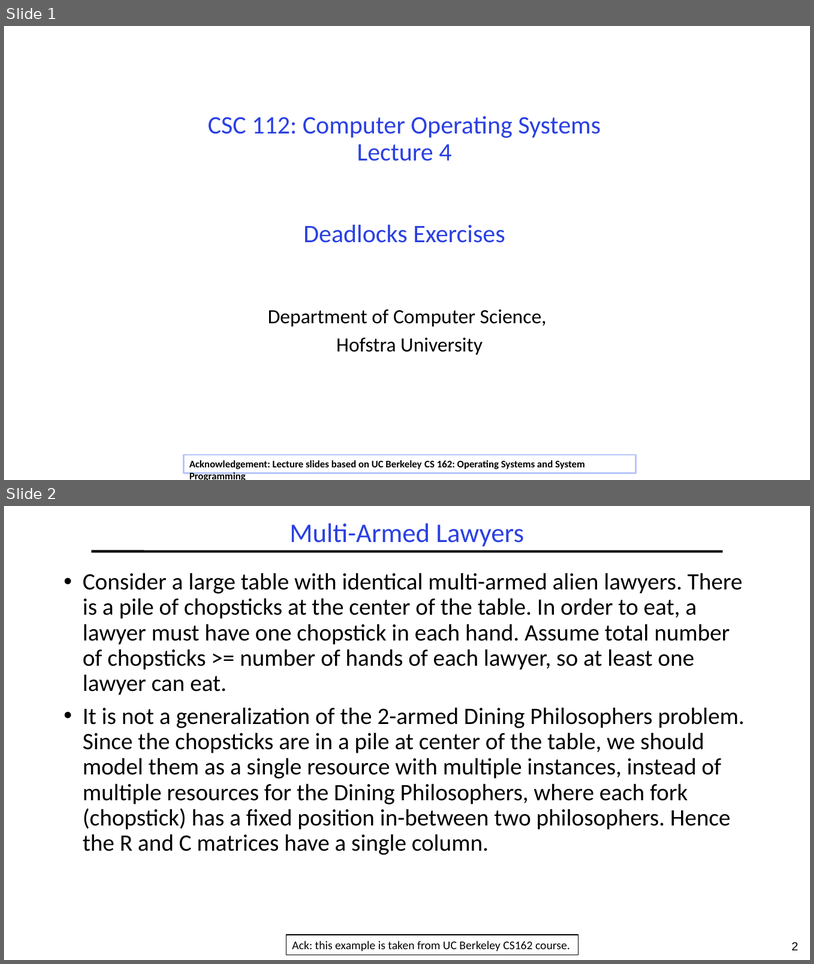
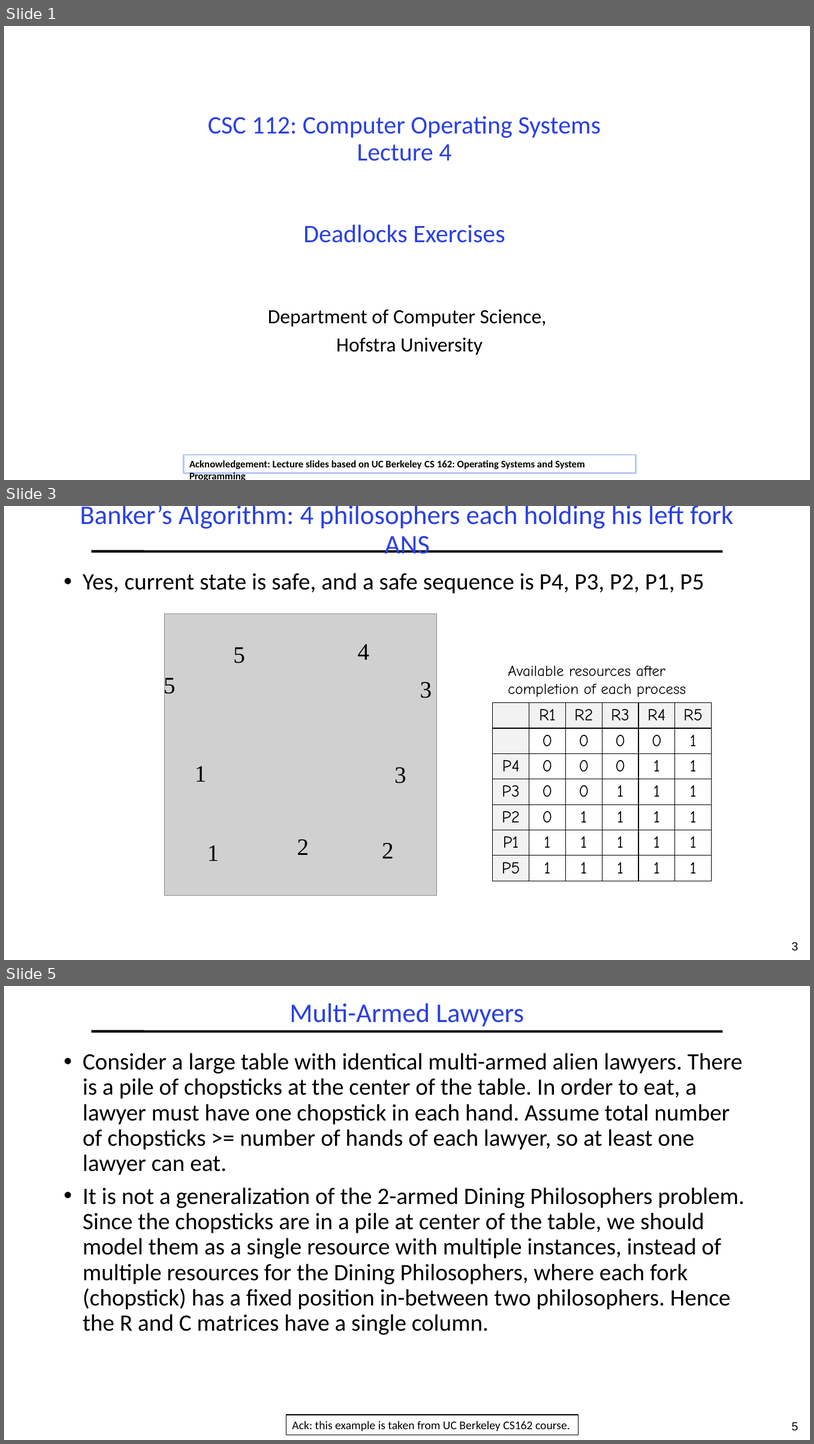
Before and after one commit to guhofstra/CSC256Fa25, a slide deck: PPTs/L4-Exercises ANS.pptx. Shown one above the other, each under a label of ours: slides 1 and 2 before the commit, slides 1, 3 and 5 after it; the slides between them are not shown. The pictures are 814x964 and 814x1444 pixels, drawn with LibreOffice and Linux fonts; fonts in the diff are those of the drawing; grey boxes stand for pictures. Boxes give left, top, right and bottom in pixels: in the first picture for what was removed or moved away, otherwise in the second. Text is boxed around its words. In the diff, an @@ line names an element or a change of style, - is before the commit and + after.

```diff
--- a/PPTs/L4-Exercises ANS.pptx
+++ b/PPTs/L4-Exercises ANS.pptx
@@ slide 3 added at box(4, 506, 810, 960), background #FFFFFF; not listed: 2 template elements that a slide beside it also shows @@
@@ title added at box(80, 506, 734, 554), 32 pt, text #2A40E2 @@
+Banker’s Algorithm: 4 philosophers each holding his left fork ANS
@@ text added at box(83, 573, 704, 594), 28 pt, text #000000 @@
+• Yes, current state is safe, and a safe sequence is P4, P3, P2, P1, P5
@@ picture added at box(164, 614, 437, 895) @@
@@ text added at box(233, 647, 245, 663), 28 pt, text #000000 @@
+5
@@ text added at box(358, 644, 370, 660), 28 pt, text #000000 @@
+4
@@ text added at box(508, 666, 686, 697), 18 pt, text #000000 @@
+Available resources after completion of each process
@@ text added at box(164, 675, 176, 698), 28 pt, text #000000 @@
+5
@@ text added at box(420, 682, 432, 698), 28 pt, text #000000 @@
+3
@@ table added at box(493, 703, 711, 886), 7 rows, 6 columns @@
+ | R1 | R2 | R3 | R4 | R5
+ | 0 | 0 | 0 | 0 | 1
+P4 | 0 | 0 | 0 | 1 | 1
+P3 | 0 | 0 | 1 | 1 | 1
+P2 | 0 | 1 | 1 | 1 | 1
+P1 | 1 | 1 | 1 | 1 | 1
+P5 | 1 | 1 | 1 | 1 | 1
@@ text added at box(195, 766, 207, 781), 28 pt, text #000000 @@
+1
@@ text added at box(395, 767, 407, 783), 28 pt, text #000000 @@
+3
@@ text added at box(207, 845, 219, 861), 28 pt, text #000000 @@
+1
@@ text added at box(297, 839, 309, 855), 28 pt, text #000000 @@
+2
@@ text added at box(382, 843, 394, 858), 28 pt, text #000000 @@
+2
@@ what was slide 2 is now slide 5 @@
@@ page number at box(792, 1422, 798, 1431): text changed @@
-2
+5
```
Also in this commit, not shown: 2 other slides added, 5 other files.
